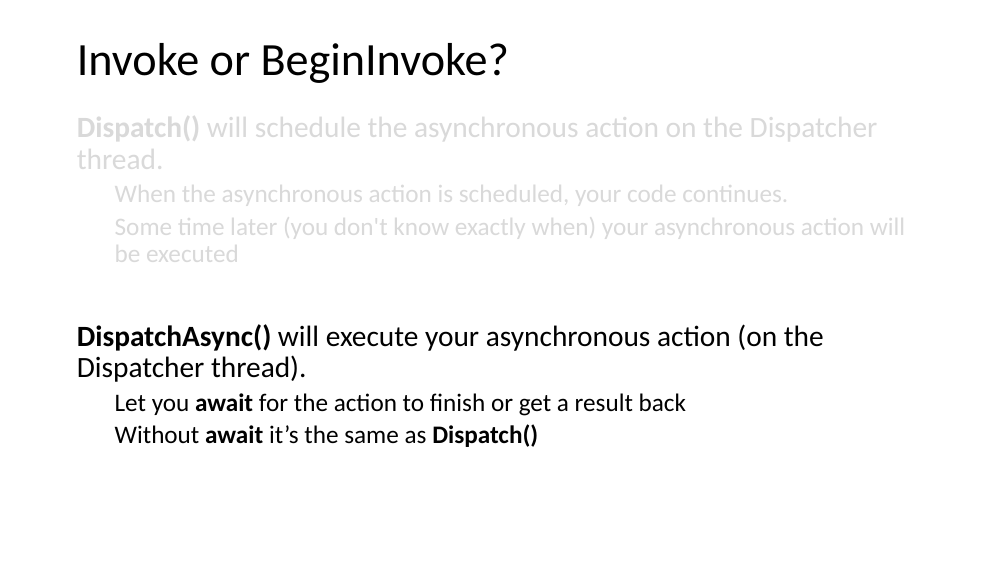
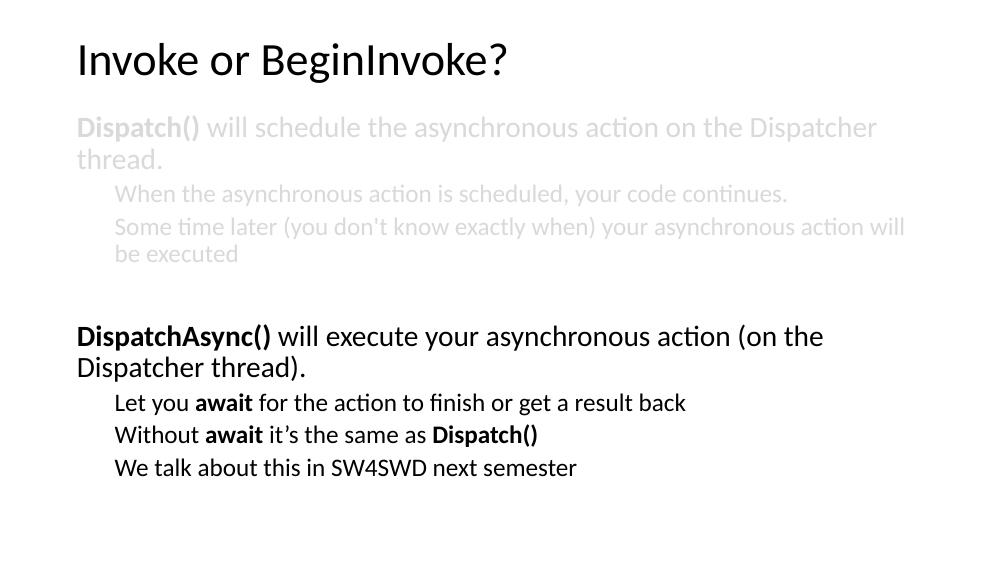
Before and after one commit to codesmurf/st3its3_teaching, a slide deck: slide 39 of 05 Thread Synchronization 1/Thread Synchronization.pptx (slide 28 before the commit). Drawn at 1008x567 pixels with LibreOffice and Linux fonts; fonts in the diff are those of the drawing. Boxes give left, top, right and bottom in pixels: in the first picture for what was removed or moved away, otherwise in the second. Text is boxed around its words. In the diff, an @@ line names an element or a change of style, - is before the commit and + after.

```diff
--- a/05 Thread Synchronization 1/Thread Synchronization.pptx
+++ b/05 Thread Synchronization 1/Thread Synchronization.pptx
@@ text at [115, 458, 577, 477]: paragraph added @@
+  We talk about this in SW4SWD next semester
```
Also in this commit, not shown: 10 other slides changed, 12 slides added, 1 other file.
